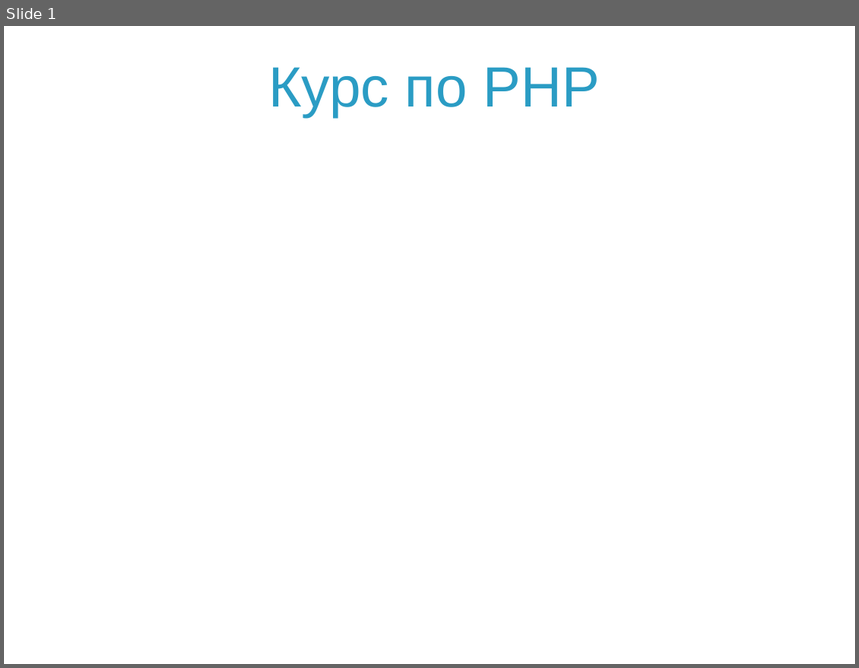
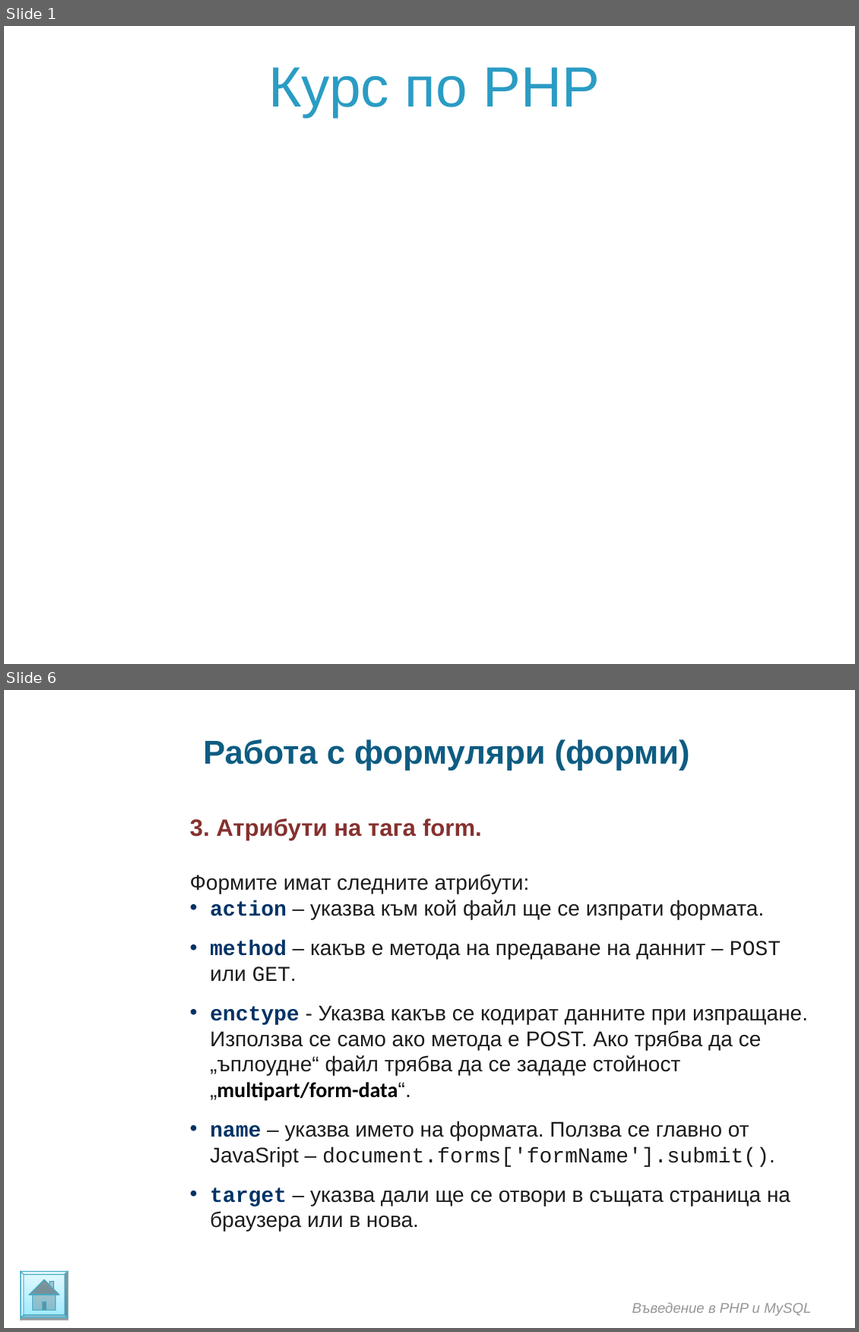
Before and after one commit to ivanstoynov/php-learning, a slide deck: Materials/PHP/Super global variables and work with formsi.ppt. Shown one above the other, each under a label of ours: slide 1 before the commit, slides 1 and 6 after it; the slides between them are not shown. The pictures are 859x668 and 859x1332 pixels, drawn with LibreOffice and Linux fonts; fonts in the diff are those of the drawing; background and template pictures are left out. Boxes give left, top, right and bottom in pixels: in the first picture for what was removed or moved away, otherwise in the second. Text is boxed around its words. In the diff, an @@ line names an element or a change of style, - is before the commit and + after.

Commit message:
Superglobal arrays and forms

```diff
--- a/Materials/PHP/Super global variables and work with formsi.ppt
+++ b/Materials/PHP/Super global variables and work with formsi.ppt
@@ slide 6 added at [4, 690, 855, 1328], background picture (left out) @@
@@ text added at [203, 739, 690, 771], 28 pt, text #0E5C82, bold @@
+Работа с формуляри (форми)
@@ text added at [190, 818, 808, 1232], 18 pt, text #1C1C1C @@
+3. Атрибути на тага form.
+Формите имат следните атрибути:
+• action – указва към кой файл ще се изпрати формата.
+• method – какъв е метода на предаване на даннит – POST или GET.
+• enctype - Указва какъв се кодират данните при изпращане. Използва се само ако метода е POST. Ако трябва да се „ъплоудне“ файл трябва да се зададе стойност „multipart/form-data“.
+• name – указва името на формата. Ползва се главно от JavaSript – document.forms['formName'].submit().
+• target – указва дали ще се отвори в същата страница на браузера или в нова.
@@ freeform shape added at [21, 1272, 68, 1319], fill gradient #9EEAFF to #E4F9FF, outline #46AAC5 0.74 pt @@
@@ text added at [633, 1303, 811, 1316], 12 pt, text #969696, italic @@
+Въведение в PHP и MySQL
```
Also in this commit, not shown: 3 slides changed, 4 other slides added, 2 other files.
